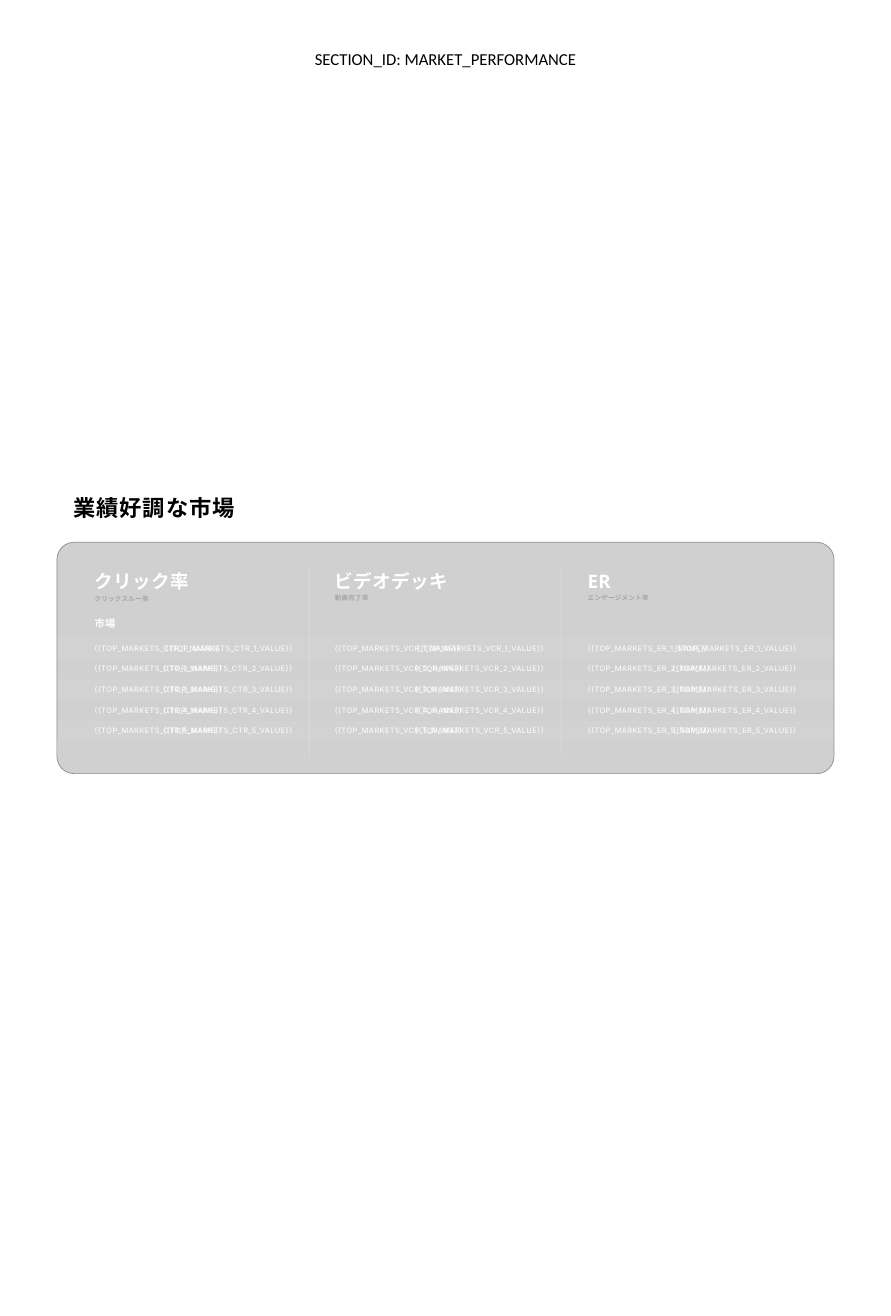
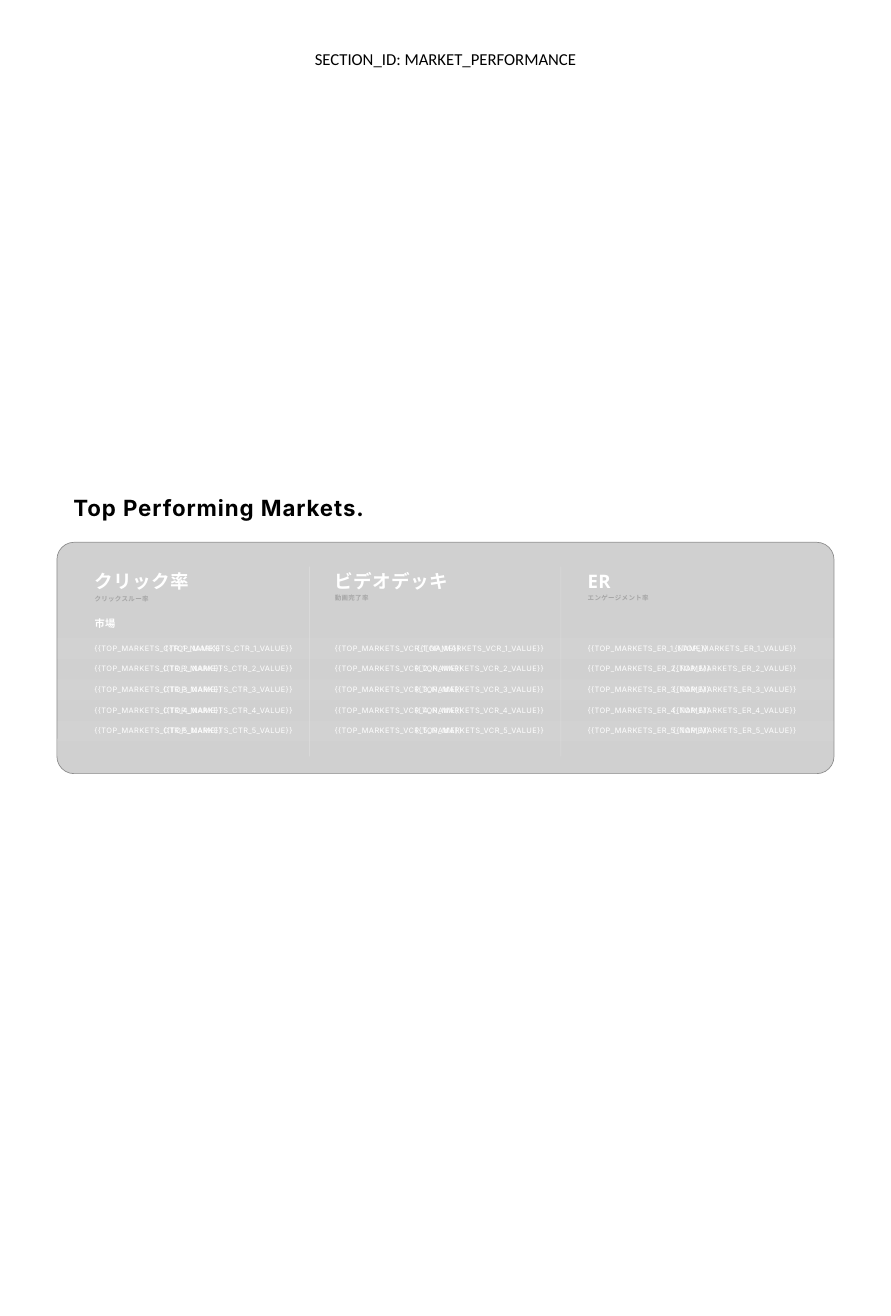
Before and after one commit to Daniel-MOBKOI/pca-automation-api, a slide deck: slide 3 of app/templates/modular_sections_master_ja.pptx. Drawn at 891x1316 pixels with LibreOffice and Linux fonts; fonts in the diff are those of the drawing; grey boxes stand for pictures. Boxes give left, top, right and bottom in pixels: in the first picture for what was removed or moved away, otherwise in the second. Text is boxed around its words. In the diff, an @@ line names an element or a change of style, - is before the commit and + after.

```diff
--- a/app/templates/modular_sections_master_ja.pptx
+++ b/app/templates/modular_sections_master_ja.pptx
@@ text at (73, 499, 364, 521): text changed; font Open Sans to Inter @@
-業績好調な市場
+Top Performing Markets.
```
Also in this commit, not shown: 10 other slides changed, 5 other files.
